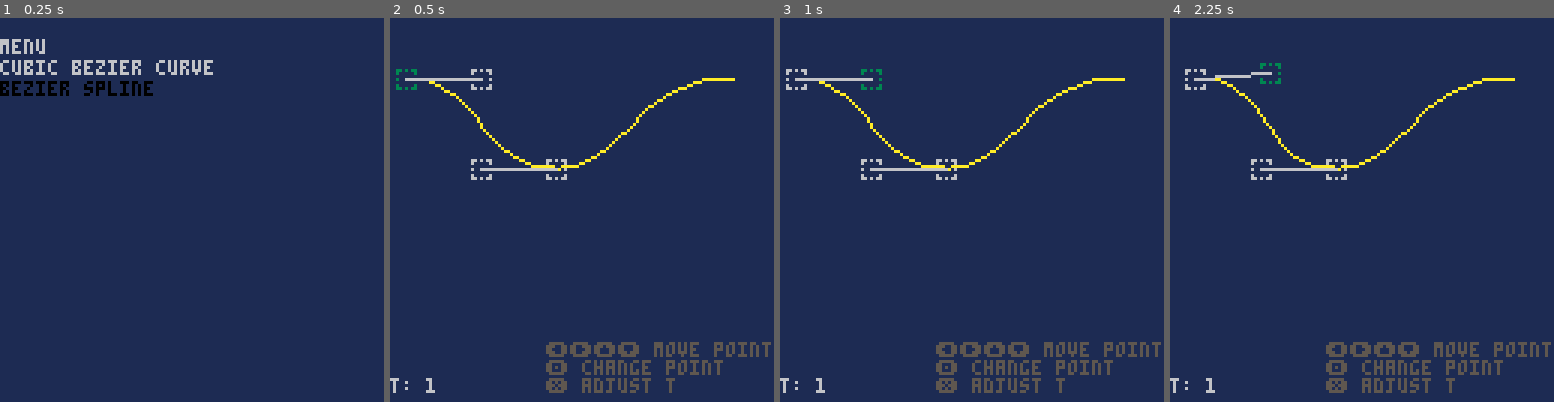
Above: before the commit, frames 1-4 (left to right).
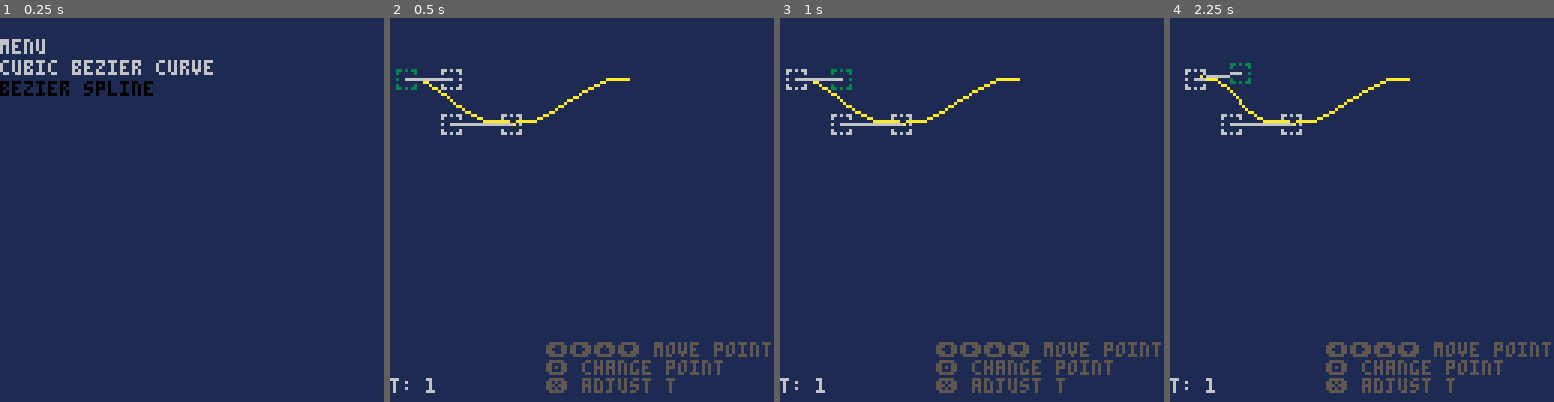
Above: after the commit, the same moments.

Repository: ajbowen249/pico-8-bezier
Game: PICO-8 cartridge bezier.p8
The game is run twice, just before and just after one commit, with the same random seed, the same clock (stepped at 60 frames per second) and the same inputs.
Inputs:
- Up to frame 1 (0.25 s): no input
- Up to frame 2 (0.5 s): tap X (X key) at 0.33 s
- Up to frame 3 (1 s): tap O (Z key) at 0.7 s
- Up to frame 4 (2.25 s): tap X (X key) at 1.07, 1.85 s; hold Right 1.6-2.1 s; tap O (Z key) at 1.7, 2.1 s; hold Up from 2.15 s (still down)

Frame 1 is identical in both runs. In frame 2, 1.9% of the frame differs, in the area x 8-90%, y 13-43%; in frame 3, 1.9%; in frame 4, 2.0%, in the area x 7-90%, y 11-43%.

Commit message:
shrink initial curve

Diff:
--- a/bezier.p8
+++ b/bezier.p8
@@ -345,7 +345,7 @@
 
 function init_bez_spline_demo()
   bsds = {
-    spline = bez_spline_from_string("2,5,20,30,20,30,50,55,50,55,50,80,50,80,20,115,20"),
+    spline = bez_spline_from_string("2, 5,20, 20,20, 20,35, 40,35,    40,35, 60,35, 60,20, 80,20"),
     set_increment_value = 0.05,
     selected_control_point = 1,
     selected_curve = 1,
